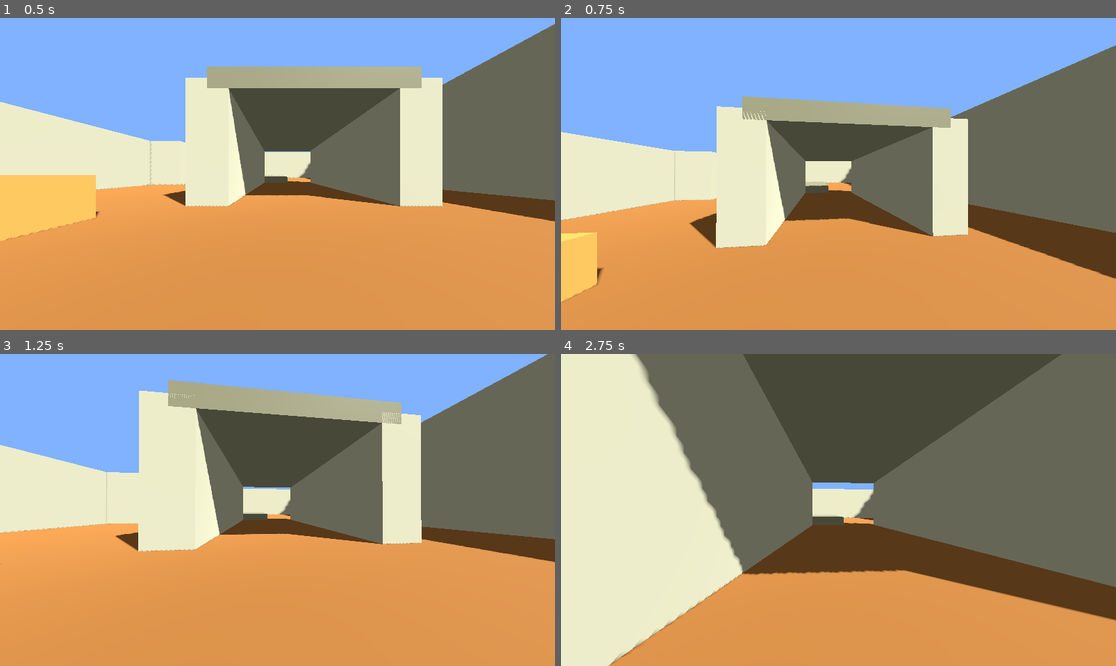
Above: before the commit, frames 1-4 (two rows, left to right).
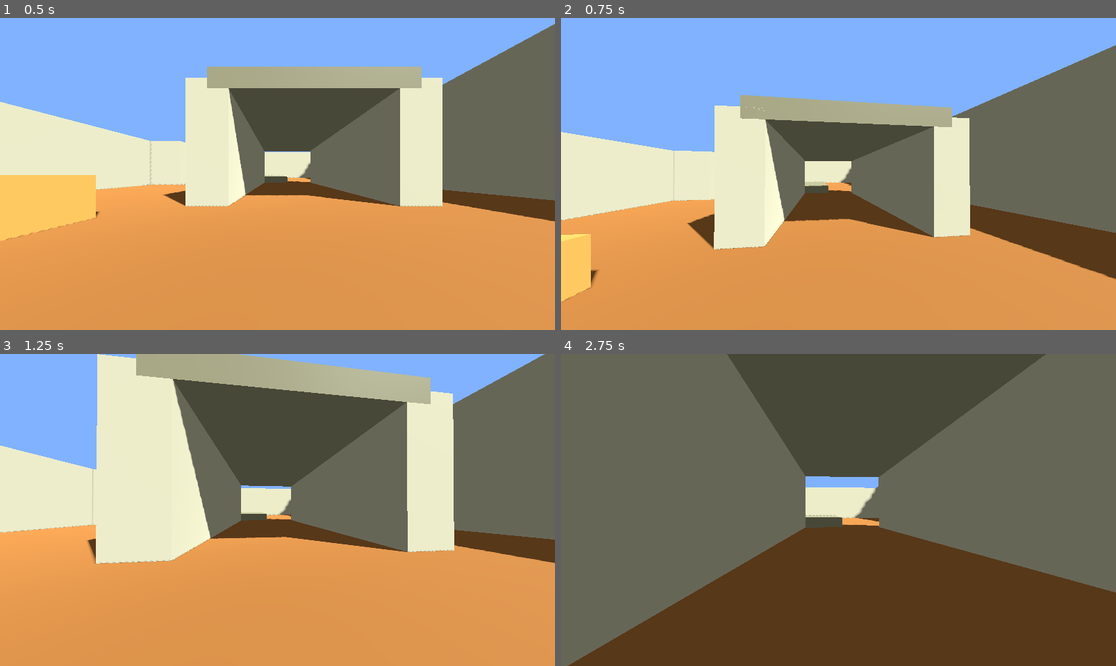
Above: after the commit, the same moments.

Repository: HassanNawazHiraj/project-fps
Game: Godot game, scene res://scenes/main_level.tscn
Two runs of this game, one before a commit and one after it. Both use one fixed random seed, a clock stepped at 60 frames per second and the inputs below.
Inputs (mouse positions are in pixels of both pictures, inside the frame that each line leads up to):
- Up to frame 1 (0.5 s): no input
- Up to frame 2 (0.75 s): tap Enter (ui_accept) at 0.5 s; move the mouse to (866, 174) at 0.52 s; hold W (move_forward) from 0.53 s (still down); hold Ctrl (crouch) from 0.53 s (still down)
- Up to frame 3 (1.25 s): keep holding W (move_forward); keep holding Ctrl (crouch); tap Enter (ui_accept) at 0.77 s; tap Shift (run) at 0.8 s
- Up to frame 4 (2.75 s): keep holding W (move_forward); move the mouse to (810, 510) at 1.27 s; release Ctrl (crouch) at 1.28 s; tap Shift (run) at 1.35, 2.3 s; tap Enter (ui_accept) at 1.52 s; tap Ctrl (crouch) at 1.55 s; move the mouse to (849, 503) at 2.02 s; hold Ctrl (crouch) from 2.03 s (still down)

Frame 1 is identical in both runs. In frame 2, 1.4% of the frame differs, in the area x 0-100%, y 8-91%; in frame 3, 20%; in frame 4, 46%, in the area x 0-100%, y 0-100%.

Commit message:
Refactor player movement constants and remove crouching logic for improved control

Diff:
--- a/scenes/main_level.tscn
+++ b/scenes/main_level.tscn
@@ -91,10 +91,10 @@
 size = Vector3(3, 2, 3)
 
 [node name="ABox2" type="CSGBox3D" parent="ASite/ASiteBoxes"]
-transform = Transform3D(1, 0, 0, 0, 1, 0, 0, 0, 1, -20, 2, 20)
-material_override = SubResource("CoverMaterial")
-use_collision = true
-size = Vector3(2, 2, 4)
+transform = Transform3D(1, 0, 0, 0, 1, 0, 0, 0, 1, -20.1379, 0.353173, 10.974)
+material_override = SubResource("CoverMaterial")
+use_collision = true
+size = Vector3(1.72412, 1.4325, 4)
 
 [node name="LongA" type="Node3D" parent="."]
 
@@ -147,10 +147,10 @@
 [node name="MidBoxes" type="Node3D" parent="Mid"]
 
 [node name="MidBox1" type="CSGBox3D" parent="Mid/MidBoxes"]
-transform = Transform3D(1, 0, 0, 0, 1, 0, 0, 0, 1, -5, 1, 0)
-material_override = SubResource("CoverMaterial")
-use_collision = true
-size = Vector3(4, 2, 4)
+transform = Transform3D(1, 0, 0, 0, 1, 0, 0, 0, 1, -5, 2.20612, 0)
+material_override = SubResource("CoverMaterial")
+use_collision = true
+size = Vector3(4, 4.41223, 4)
 
 [node name="MidBox2" type="CSGBox3D" parent="Mid/MidBoxes"]
 transform = Transform3D(1, 0, 0, 0, 1, 0, 0, 0, 1, 25.5998, 0.736572, 8.47319)
--- a/scripts/player.gd
+++ b/scripts/player.gd
@@ -1,9 +1,8 @@
 extends CharacterBody3D
 
-# Movement constants (CS:GO inspired values)
+# Movement constants
 const WALK_SPEED = 5.0
-const RUN_SPEED = 7.0
-const CROUCH_SPEED = 2.5
+const RUN_SPEED = 10.0
 const JUMP_VELOCITY = 10.0
 const AIR_ACCELERATION = 2.0
 const GROUND_ACCELERATION = 40.0
@@ -16,7 +15,6 @@
 
 # Movement variables
 var speed = WALK_SPEED
-var is_crouching = false
 var wish_dir = Vector3.ZERO
 
 # Camera nodes
@@ -61,9 +59,6 @@
 	if Input.is_action_just_pressed("ui_accept") and is_on_floor():
 		velocity.y = JUMP_VELOCITY
 
-	# Handle crouching
-	is_crouching = Input.is_action_pressed("crouch")
-
 	# Get input direction
 	var input_dir = Vector2.ZERO
 	if Input.is_action_pressed("move_forward"):
@@ -83,9 +78,7 @@
 	wish_dir = wish_dir.rotated(Vector3.UP, rotation.y)
 
 	# Determine current speed based on state
-	if is_crouching:
-		speed = CROUCH_SPEED
-	elif Input.is_action_pressed("run"):
+	if Input.is_action_pressed("run"):
 		speed = RUN_SPEED
 	else:
 		speed = WALK_SPEED
